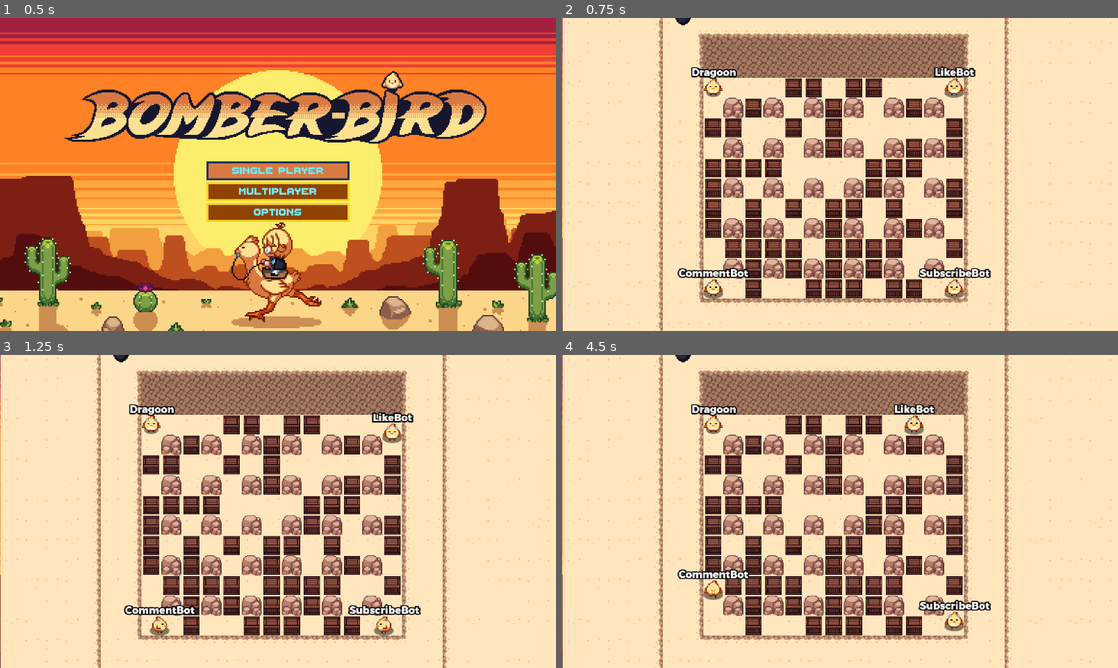
Above: before the commit, frames 1-4 (two rows, left to right).
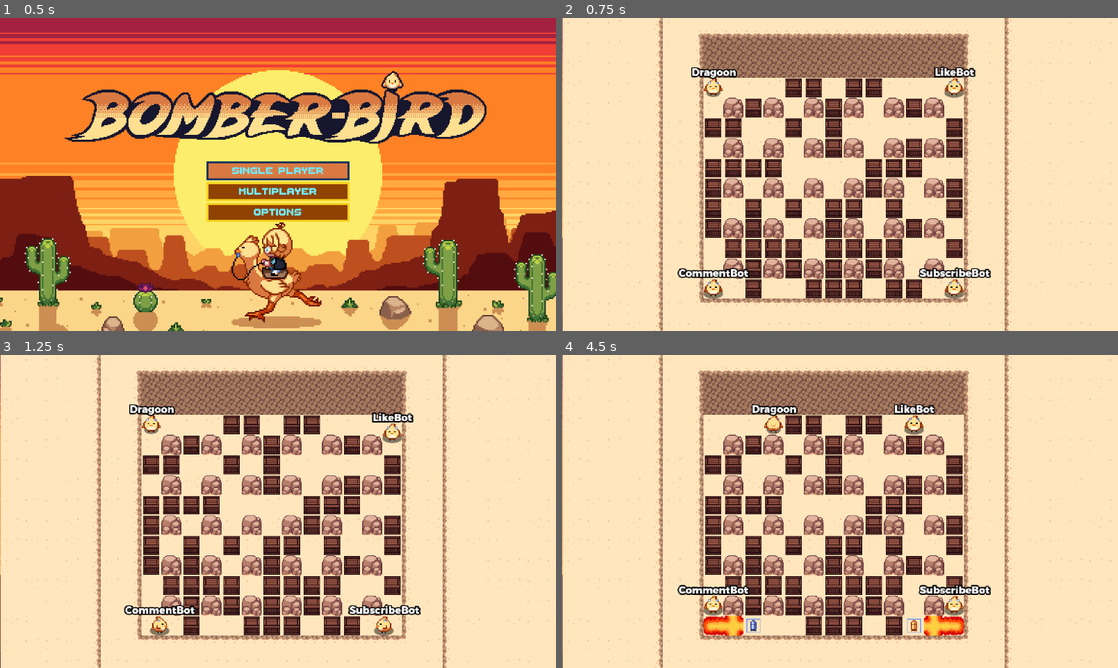
Above: after the commit, the same moments.

Repository: Dragoon-Project-Squad/bomberbird
Game: Godot game, scene res://scenes/main_menu.tscn
The game is run twice, just before and just after one commit, with the same random seed, the same clock (stepped at 60 frames per second) and the same inputs. Sound files missing from this copy of the repository are replaced by a short silence.
Inputs:
- Up to frame 1 (0.5 s): no input
- Up to frame 2 (0.75 s): click "Single Player" at 0.5 s
- Up to frame 3 (1.25 s): no input
- Up to frame 4 (4.5 s): click "Single Player" at 1.25 s; tap Enter at 2 s; hold Right (move_right, bound only after the commit) 2.03-2.78 s; tap G (detonate_rc) at 2.1, 4.35 s; hold Down (move_down, bound only after the commit) 2.78-3.53 s; tap E (punch_action) at 2.85 s; hold Right (move_right, bound only after the commit) 3.53-4.28 s; tap F (secondary_action) at 3.6 s; hold Up (move_up, bound only after the commit) from 4.28 s (still down)

Frame 1 is identical in both runs. In frame 2, less than 0.1% of the frame differs, in the area x 20-24%, y 0-3%; in frame 3, less than 0.1%; in frame 4, 3.8%, in the area x 20-78%, y 0-90%.
Error before the commit: Trying to assign value of type 'AudioStreamPlayer' to a variable of type 'AudioStreamPlayer2D'. (res://scripts/stationary_bomb.gd:23)

Commit message:
fixed audio crash and updated keybinds

Diff:
--- a/project.godot
+++ b/project.godot
@@ -12,7 +12,7 @@
 
 config/name="BomberBird"
 config/description="What of Bomberman but Doki"
-config/version="0.3.0.0"
+config/version="0.3.0.1"
 config/tags=PackedStringArray("2d", "network")
 run/main_scene="res://scenes/main_menu.tscn"
 config/features=PackedStringArray("4.3")
@@ -42,32 +42,32 @@
 
 move_down={
 "deadzone": 0.2,
-"events": [Object(InputEventKey,"resource_local_to_scene":fa …(140 unchanged characters)… d":false,"keycode":0,"physical_keycode":83,"key_label":0,"unicode":115,"location":0,"echo":false,"script":null)
-, Object(InputEventKey,"resource_local_to_scene":false,"reso …(131 unchanged characters)… d":false,"keycode":0,"physical_keycode":4194322,"key_label":0,"unicode":0,"location":0,"echo":false,"script":null)
+"events": [Object(InputEventKey,"resource_local_to_scene":fa …(140 unchanged characters)… d":false,"keycode":0,"physical_keycode":4194322,"key_label":0,"unicode":0,"location":0,"echo":false,"script":null)
+, Object(InputEventKey,"resource_local_to_scene":false,"reso …(131 unchanged characters)… d":false,"keycode":0,"physical_keycode":83,"key_label":0,"unicode":115,"location":0,"echo":false,"script":null)
 , Object(InputEventJoypadMotion,"resource_local_to_scene":false,"resource_name":"","device":-1,"axis":1,"axis_value":1.0,"script":null)
 , Object(InputEventJoypadButton,"resource_local_to_scene":false,"resource_name":"","device":-1,"button_index":12,"pressure":0.0,"pressed":false,"script":null)
 ]
 }
 move_left={
 "deadzone": 0.2,
-"events": [Object(InputEventKey,"resource_local_to_scene":fa …(140 unchanged characters)… d":false,"keycode":0,"physical_keycode":65,"key_label":0,"unicode":113,"location":0,"echo":false,"script":null)
-, Object(InputEventKey,"resource_local_to_scene":false,"reso …(131 unchanged characters)… d":false,"keycode":0,"physical_keycode":4194319,"key_label":0,"unicode":0,"location":0,"echo":false,"script":null)
+"events": [Object(InputEventKey,"resource_local_to_scene":fa …(140 unchanged characters)… d":false,"keycode":0,"physical_keycode":4194319,"key_label":0,"unicode":0,"location":0,"echo":false,"script":null)
+, Object(InputEventKey,"resource_local_to_scene":false,"reso …(131 unchanged characters)… d":false,"keycode":0,"physical_keycode":65,"key_label":0,"unicode":113,"location":0,"echo":false,"script":null)
 , Object(InputEventJoypadMotion,"resource_local_to_scene":false,"resource_name":"","device":-1,"axis":0,"axis_value":-1.0,"script":null)
 , Object(InputEventJoypadButton,"resource_local_to_scene":false,"resource_name":"","device":-1,"button_index":13,"pressure":0.0,"pressed":false,"script":null)
 ]
 }
 move_right={
 "deadzone": 0.2,
-"events": [Object(InputEventKey,"resource_local_to_scene":fa …(140 unchanged characters)… d":false,"keycode":0,"physical_keycode":68,"key_label":0,"unicode":100,"location":0,"echo":false,"script":null)
-, Object(InputEventKey,"resource_local_to_scene":false,"reso …(131 unchanged characters)… d":false,"keycode":0,"physical_keycode":4194321,"key_label":0,"unicode":0,"location":0,"echo":false,"script":null)
+"events": [Object(InputEventKey,"resource_local_to_scene":fa …(140 unchanged characters)… d":false,"keycode":0,"physical_keycode":4194321,"key_label":0,"unicode":0,"location":0,"echo":false,"script":null)
+, Object(InputEventKey,"resource_local_to_scene":false,"reso …(131 unchanged characters)… d":false,"keycode":0,"physical_keycode":68,"key_label":0,"unicode":100,"location":0,"echo":false,"script":null)
 , Object(InputEventJoypadMotion,"resource_local_to_scene":false,"resource_name":"","device":-1,"axis":0,"axis_value":1.0,"script":null)
 , Object(InputEventJoypadButton,"resource_local_to_scene":false,"resource_name":"","device":-1,"button_index":14,"pressure":0.0,"pressed":false,"script":null)
 ]
 }
 move_up={
 "deadzone": 0.2,
-"events": [Object(InputEventKey,"resource_local_to_scene":false,"resource_name":"","device":0,"window_id":0,"alt_pressed":false,"shift_pressed":false,"ctrl_pressed":false,"meta_pressed":false,"pressed":false,"keycode":0,"physical_keycode":87,"key_label":0,"unicode":0,"location":0,"echo":false,"script":null)
-, Object(InputEventKey,"resource_local_to_scene":false,"resource_name":"","device":-1,"window_id":0,"alt_pressed":false,"shift_pressed":false,"ctrl_pressed":false,"meta_pressed":false,"pressed":false,"keycode":0,"physical_keycode":4194320,"key_label":0,"unicode":0,"location":0,"echo":false,"script":null)
+"events": [Object(InputEventKey,"resource_local_to_scene":false,"resource_name":"","device":-1,"window_id":0,"alt_pressed":false,"shift_pressed":false,"ctrl_pressed":false,"meta_pressed":false,"pressed":false,"keycode":0,"physical_keycode":4194320,"key_label":0,"unicode":0,"location":0,"echo":false,"script":null)
+, Object(InputEventKey,"resource_local_to_scene":false,"resource_name":"","device":0,"window_id":0,"alt_pressed":false,"shift_pressed":false,"ctrl_pressed":false,"meta_pressed":false,"pressed":false,"keycode":0,"physical_keycode":87,"key_label":0,"unicode":0,"location":0,"echo":false,"script":null)
 , Object(InputEventJoypadMotion,"resource_local_to_scene":false,"resource_name":"","device":-1,"axis":1,"axis_value":-1.0,"script":null)
 , Object(InputEventJoypadButton,"resource_local_to_scene":false,"resource_name":"","device":-1,"button_index":11,"pressure":0.0,"pressed":false,"script":null)
 ]
--- a/resources/settings/player_keybind_default.tres
+++ b/resources/settings/player_keybind_default.tres
@@ -9,23 +9,19 @@
 
 [sub_resource type="InputEventKey" id="InputEventKey_r3rvp"]
 device = -1
-physical_keycode = 83
-unicode = 115
+physical_keycode = 4194322
 
 [sub_resource type="InputEventKey" id="InputEventKey_sk5jj"]
 device = -1
-physical_keycode = 65
-unicode = 97
+physical_keycode = 4194319
 
 [sub_resource type="InputEventKey" id="InputEventKey_m51h6"]
 device = -1
-physical_keycode = 68
-unicode = 100
+physical_keycode = 4194321
 
 [sub_resource type="InputEventKey" id="InputEventKey_ybh4l"]
 device = -1
-physical_keycode = 65
-unicode = 97
+physical_keycode = 4194320
 
 [sub_resource type="InputEventKey" id="InputEventKey_lcax0"]
 device = -1
--- a/scenes/bombs/bomb_pool.tscn
+++ b/scenes/bombs/bomb_pool.tscn
@@ -9,7 +9,7 @@
 
 [node name="BombGlobalAudioPlayers" type="Node2D" parent="."]
 
-[node name="ExplosionSoundPlayer" type="AudioStreamPlayer" parent="BombGlobalAudioPlayers"]
+[node name="ExplosionSoundPlayer" type="AudioStreamPlayer2D" parent="BombGlobalAudioPlayers"]
 bus = &"SFX"
 
 [node name="BombSpawner" type="MultiplayerSpawner" parent="."]
--- a/scenes/options_menu/settings_tab_container.tscn
+++ b/scenes/options_menu/settings_tab_container.tscn
@@ -30,10 +30,9 @@
 grow_horizontal = 2
 grow_vertical = 2
 tab_alignment = 1
-current_tab = 2
+current_tab = 0
 
 [node name="General" type="TabBar" parent="TabContainer"]
-visible = false
 layout_mode = 2
 metadata/_tab_index = 0
 
@@ -56,23 +55,23 @@
 
 [node name="Label" type="Label" parent="TabContainer/General/MarginContainer/VBoxContainer"]
 layout_mode = 2
-text = "A1"
+text = "EMPTY SPACE"
 
 [node name="Label2" type="Label" parent="TabContainer/General/MarginContainer/VBoxContainer"]
 layout_mode = 2
-text = "A2"
+text = "THIS IS MEANT TO BE EMPTY (FOR NOW)"
 
 [node name="Label3" type="Label" parent="TabContainer/General/MarginContainer/VBoxContainer"]
 layout_mode = 2
-text = "A3"
+text = "DO NOT BE ALARMED"
 
 [node name="Label4" type="Label" parent="TabContainer/General/MarginContainer/VBoxContainer"]
 layout_mode = 2
-text = "A4"
+text = "WE COME IN PEACE"
 
 [node name="Label5" type="Label" parent="TabContainer/General/MarginContainer/VBoxContainer"]
 layout_mode = 2
-text = "A5"
+text = "BOOGIE WOOGIE WOOGIE"
 
 [node name="Graphics" type="TabBar" parent="TabContainer"]
 visible = false
@@ -105,6 +104,7 @@
 layout_mode = 2
 
 [node name="Controls" type="TabBar" parent="TabContainer"]
+visible = false
 layout_mode = 2
 metadata/_tab_index = 2
 
--- a/scripts/stationary_bomb.gd
+++ b/scripts/stationary_bomb.gd
@@ -11,7 +11,7 @@
 #var TILE_SIZE: int = get_node("/root/World/Unbreakale").get_tileset().get_tile_size() #Would be cool but the match doesn't like non constants
 
 @export var bomb_place_audio: AudioStreamWAV = load("res://sound/fx/bombdrop.wav")
-@onready var bomb_placement_sfx_player: AudioStreamPlayer2D
+@onready var bomb_placement_sfx_player: AudioStreamPlayer
 @export var explosion_audio : AudioStreamWAV = load("res://sound/fx/explosion.wav")
 @onready var explosion_sfx_player: AudioStreamPlayer2D
 @onready var rays = $Raycasts
